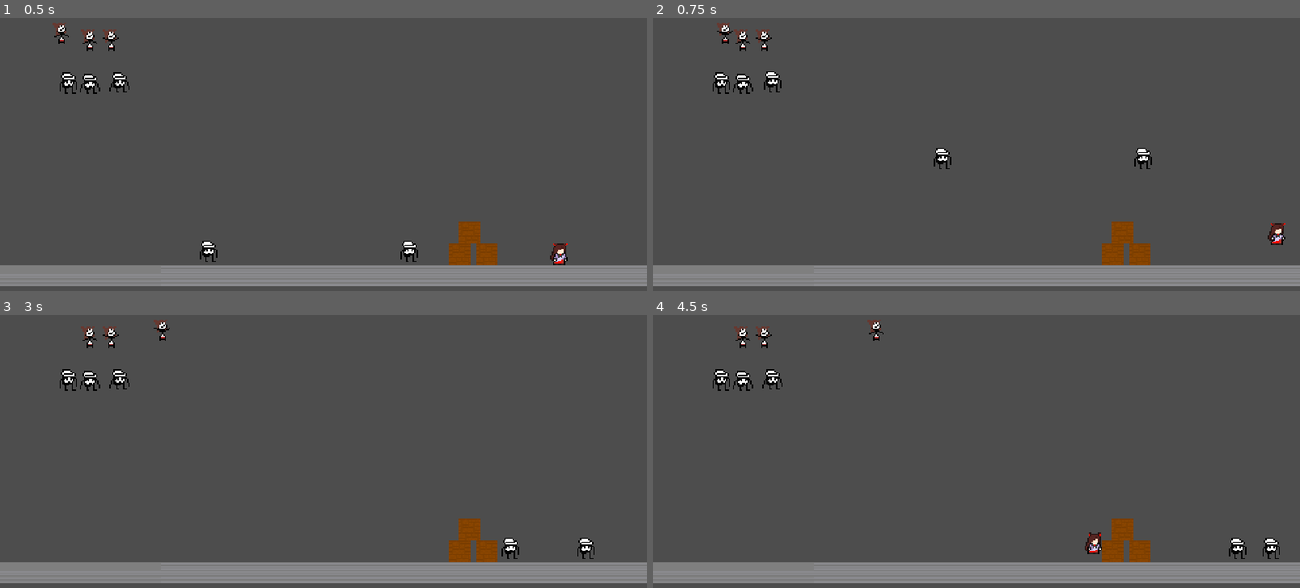
Above: before the commit, frames 1-4 (two rows, left to right).
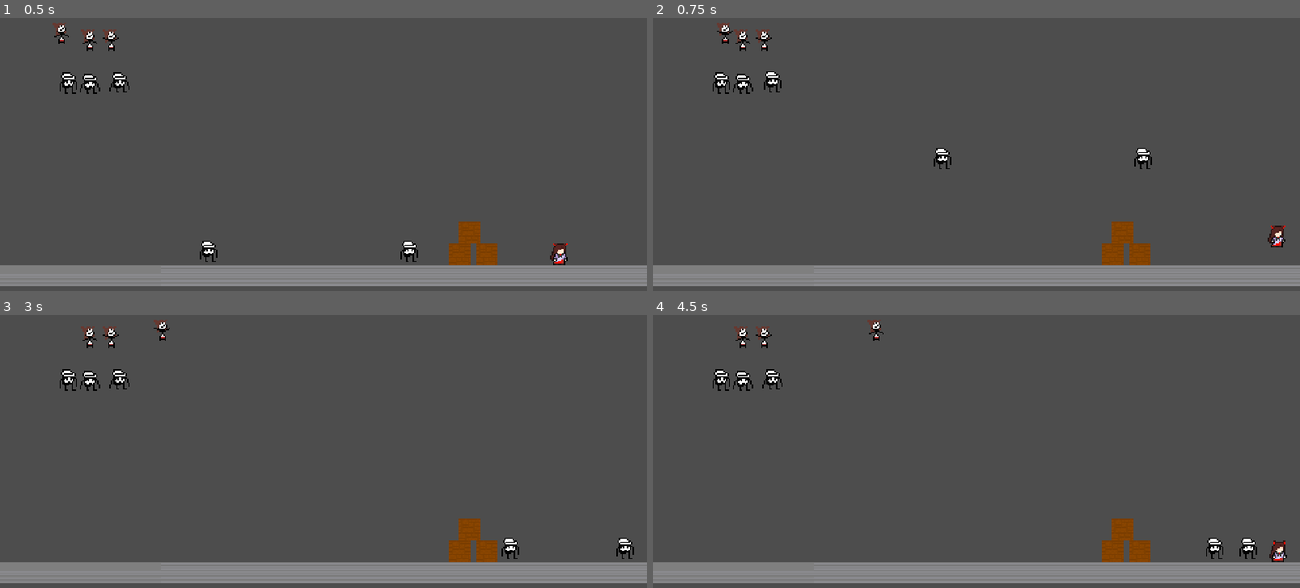
Above: after the commit, the same moments.

Repository: yumio7/KageBushinNoJutsu
Game: Godot game, scene res://Scenes/testlevel.tscn
Same seed, same stepped clock (60 frames per second), same inputs: the game is played once before the commit and once after it. The project has no main scene, so this scene is started directly.
Inputs:
- Up to frame 1 (0.5 s): no input
- Up to frame 2 (0.75 s): tap Enter (ui_accept) at 0.5 s; hold Right (Right) from 0.53 s (still down); hold Z (Jump) from 0.53 s (still down); tap X (Ability) at 0.6 s
- Up to frame 3 (3 s): release Z (Jump) at 1.28 s; tap Z (Jump) at 1.35, 1.52, 1.82 s; tap X (Ability) at 1.55, 2.1, 2.85 s; release Right (Right) at 2.03 s; hold Z (Jump) 2.03-2.78 s; hold Left (Left) from 2.03 s (still down)
- Up to frame 4 (4.5 s): tap Z (Jump) at 3.02, 3.32 s; hold Z (Jump) 3.53-4.28 s; release Left (Left) at 4.28 s; hold Right (Right) from 4.28 s (still down); tap X (Ability) at 4.35 s

Frame 1 is identical in both runs. In frame 2, 0.2% of the frame differs, in the area x 95-98%, y 75-85%; in frame 3, 0.3%; in frame 4, 0.7%, in the area x 66-98%, y 79-91%.

Commit message:
Refined movement - Kagerou

Diff:
--- a/Scenes/Entities/kagerou.gd
+++ b/Scenes/Entities/kagerou.gd
@@ -7,7 +7,7 @@
 # Constants. Assigned values cannot be changed
 const walkSpeed: float = 50.0			# Base walking Movement speed
 const walkSpeedMax: float = 200.0		# Maximum walking movement speed. Kagerou cannot move faster than this when walking.
-const jumpVelocity: float = -250.0		# Jump velocity. It is negative because in Godot up is negative y.
+const jumpVelocity: float = -200.0		# Jump velocity. It is negative because in Godot up is negative y.
 const fallSpeedMax: float = 250.0		# Maximum fall velocity. Kagerou cannot fall faster than this.
 const dashVelocity: float = 300.0		# Dash velocity.
 # Get the gravity from the project settings to be synced with RigidBody nodes.
@@ -24,7 +24,7 @@
 # Runs every physics frame (60fps)
 func _physics_process(delta: float) -> void:
 
-	print("0-" + str(currentState))
+	print("0-" + str(currentState)) # FOR DEBUGGING: Print the current state before all physics logic executes
 
 	# Dash ability. Sets the state to ability and sets velocity
 	if Input.is_action_just_pressed("Ability") and $Timers/DashCooldown.time_left <= 0:
@@ -44,9 +44,14 @@
 			velocity.x += walkDirection * walkSpeed
 		else:
 			velocity.x = move_toward(velocity.x, 0, walkSpeed)
-		# Check if player is inputting jump. If yes, change state to jump and do a one-time change to vertical velocity.
-		if Input.is_action_pressed("Jump") and is_on_floor():
+		# Check if player is inputting jump. Depending on how long they input, their jump height will change
+		if Input.is_action_just_pressed("Jump") and is_on_floor():
+			$Timers/JumpHeightTimer.start()
 			velocity.y = jumpVelocity
+		elif Input.is_action_pressed("Jump") and !is_on_floor() and $Timers/JumpHeightTimer.time_left > 0:
+			velocity.y = jumpVelocity
+		elif Input.is_action_just_released("Jump"):
+			$Timers/JumpHeightTimer.stop() # Edge case in case the player inputs fast enough to jump again
 
 		# Dictate state depending on the physics of the character.
 		if is_on_floor() and velocity.x == 0:
@@ -63,7 +68,7 @@
 		3: stateFall(delta)
 		4: stateAbility()
 
-	print("1-" + str(currentState))
+	print("1-" + str(currentState)) # FOR DEBUGGING: Print the current state after all physics logic executes
 
 	# Flip sprite depending on horizontal velocity
 	if walkDirection > 0:
@@ -89,7 +94,7 @@
 	applyGravity(delta) # Gravity
 
 func stateAbility():
-	pass
+	$AnimatedSprite2D.play("Idle") #TODO: When the dash animation is done, set it here
 
 # Function to apply gravity
 func applyGravity(delta):
--- a/Scenes/Entities/kagerou.tscn
+++ b/Scenes/Entities/kagerou.tscn
@@ -79,7 +79,7 @@
 [node name="Timers" type="Node" parent="."]
 
 [node name="JumpHeightTimer" type="Timer" parent="Timers"]
-wait_time = 0.1
+wait_time = 0.2
 one_shot = true
 
 [node name="JumpBuffer" type="Timer" parent="Timers"]
